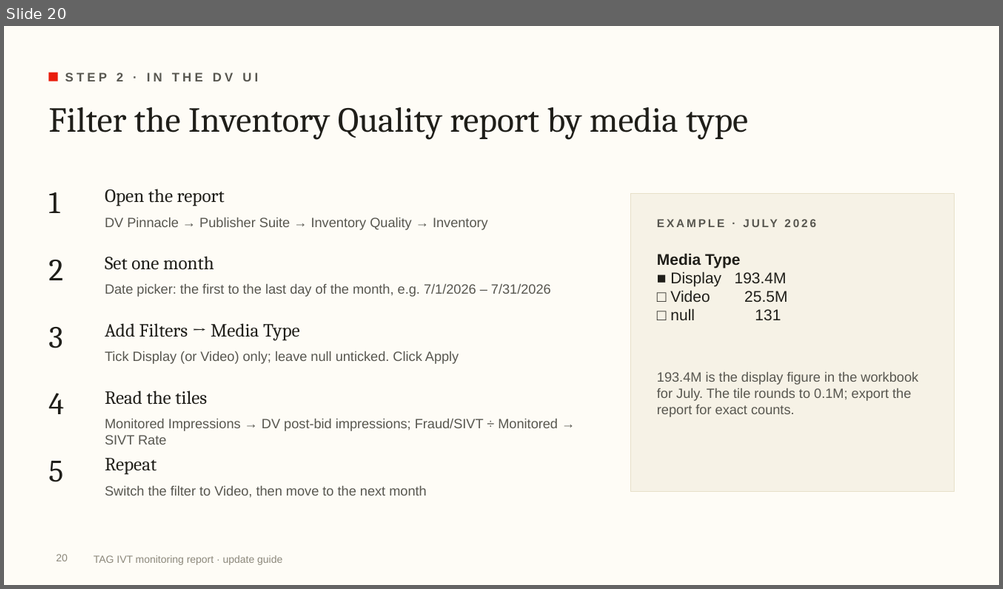
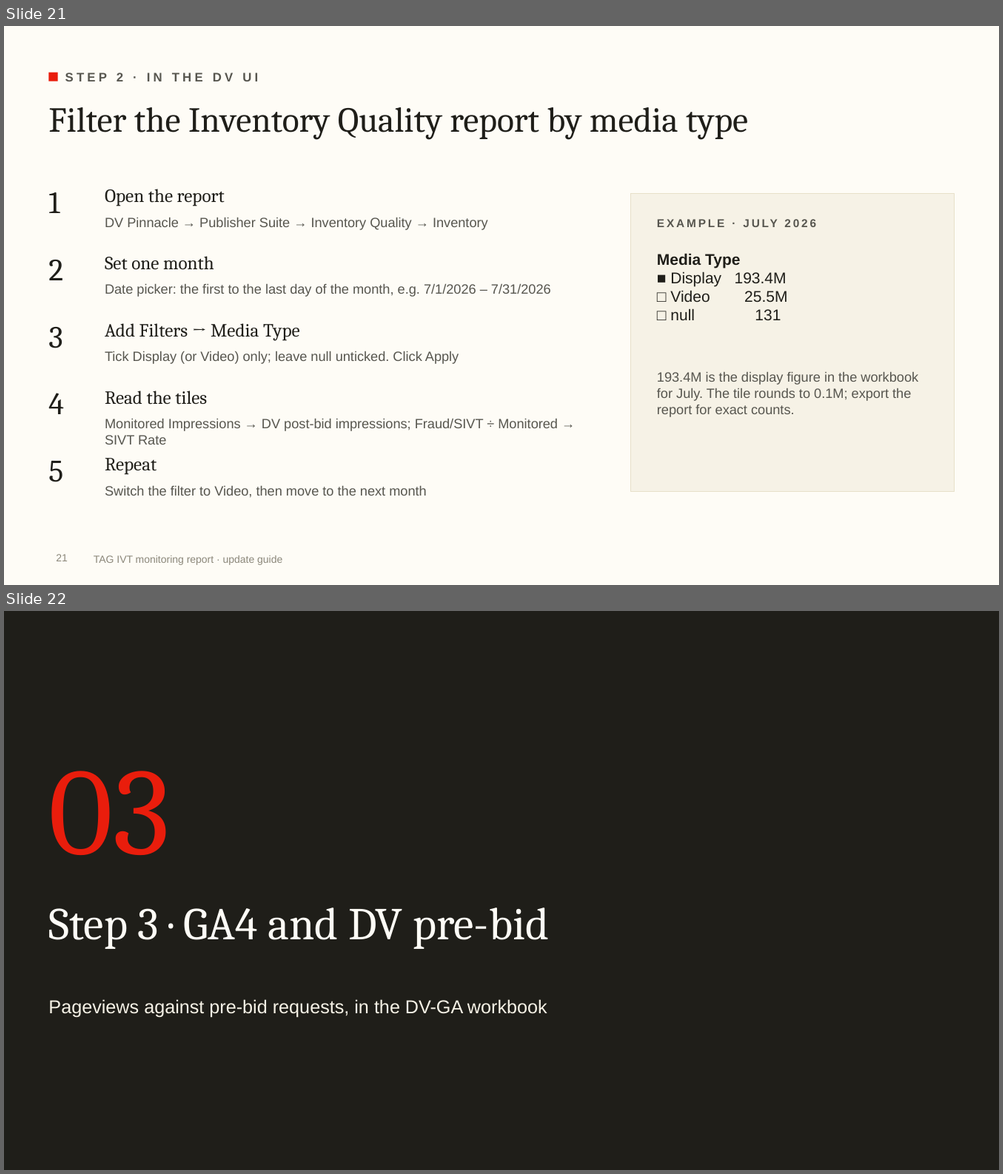
Before and after one commit to rogerhirano-nw/yield-dashboard, a slide deck: docs/TAG_IVT_Report_Update_Guide.pptx. Shown one above the other, each under a label of ours: slide 20 before the commit, slides 21 and 22 after it. The pictures are 1003x589 and 1003x1174 pixels, drawn with LibreOffice and Linux fonts; fonts in the diff are those of the drawing; background and template pictures are left out. Boxes give left, top, right and bottom in pixels: in the first picture for what was removed or moved away, otherwise in the second. Text is boxed around its words. In the diff, an @@ line names an element or a change of style, - is before the commit and + after.

```diff
--- a/docs/TAG_IVT_Report_Update_Guide.pptx
+++ b/docs/TAG_IVT_Report_Update_Guide.pptx
@@ slide 22 added at (4,611,999,1170), background #1F1E19 @@
@@ text added at (48,771,170,855), 120 pt, text #E91D0C @@
+03
@@ title added at (48,908,549,949), 44 pt, text #FEFCF6 @@
+Step 3 · GA4 and DV pre-bid
@@ text added at (48,999,547,1018), 18 pt, text #F6F2E6 @@
+Pageviews against pre-bid requests, in the DV-GA workbook
@@ what was slide 20 is now slide 21 @@
@@ page number at (56,554,68,562): text changed @@
-20
+21
```
Also in this commit, not shown: 19 slides changed, 7 other slides added, 2 other files.
